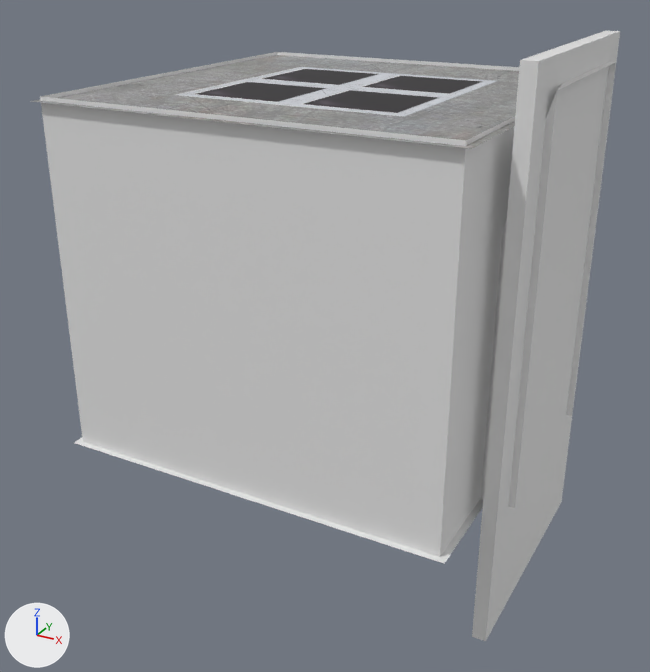
One commit to the Blender file mod/elevator.blend: the scene before it, then after it.
Rendered twice from a camera (50 mm lens) standing at (6.25, -11.94, 7.19) and looking at (-0.08, -0.44, 1.44). The lights are fixed; the arrows at lower left show +X, +Y and +Z.

Objects in the first picture: 'Ceiling', 'Floor', 'Left', 'Right', 'Walls'.
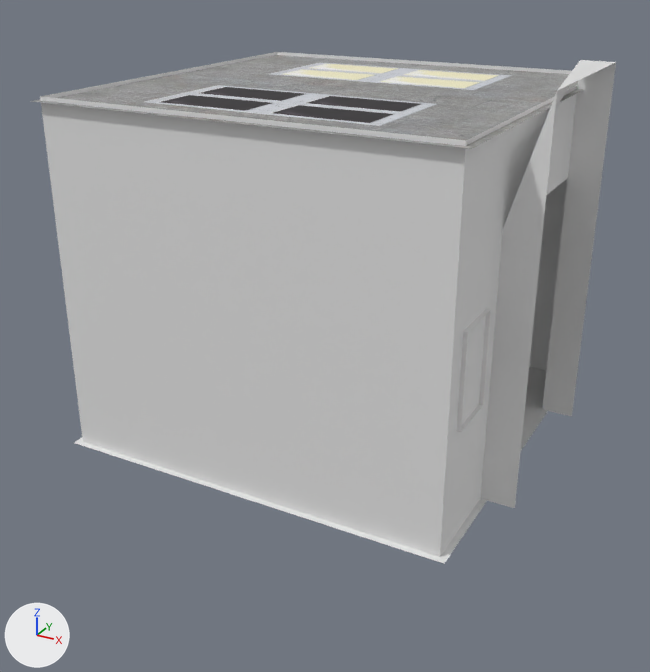
The change, as a diff of the scene's bpy script:
```diff
--- a/mod/elevator.blend.py
+++ b/mod/elevator.blend.py
@@ me_plane_002 @@
 me_plane_002.from_pydata(...)  # 4 vertices, 1 face; spans x -3.1..3.1, y -3.1..3.1, z 5.23
 # used by ob_ceiling; location = (0.0, 0.0, 0.0)
+# me_plane_002 part 1: texture (UV) coordinates of 1 of 1 face, centred in x 0.0, y 0.0, z 5.23, changed; they spanned u 0.5..0.5, v 0.0..1.0 and now span u 1.0..1.0, v 0.0..1.0
 me_plane_002.materials.append(mat_material)
@@ me_cube_001 @@
+me_cube_001.from_pydata([(2.914, -2.689, 1.678), (2.914, -2.689, 3.012), (2.914, -1.897, 1.678), (2.914, -1.897, 3.012), (3.056, -2.689, 1.678), (3.056, -2.689, 3.012), (3.056, -1.897, 1.678), (3.056, -1.897, 3.012)], [], [(0, 1, 3, 2), (2, 3, 7, 6), (4, 5, 1, 0), (2, 6, 4, 0), (7, 3, 1, 5)])
@@ ob_right @@
 ob_right.location = (0.0, 0.0, 0.0)
+ob_right.hide_set(True)  # its collection is switched off
@@ ob_left @@
 ob_left.location = (0.0, 0.0, 0.0)
+ob_left.hide_set(True)  # its collection is switched off
@@ ob_panel @@
+ob_panel = bpy.data.objects.new('Panel', me_cube_001)
+ob_panel.location = (0.0, 0.0, 0.0)
```

Location of each change, [x1, y1, x2, y2] in pixels of the pictures (650 x 672 px):
'Left', hidden: before [472, 43, 585, 641]
'Right', hidden: before [528, 31, 620, 563]
'Panel', added: after [457, 309, 491, 432]
part 1 of me_plane_002, surface changed: before [32, 55, 519, 149]; after [32, 55, 584, 149]
